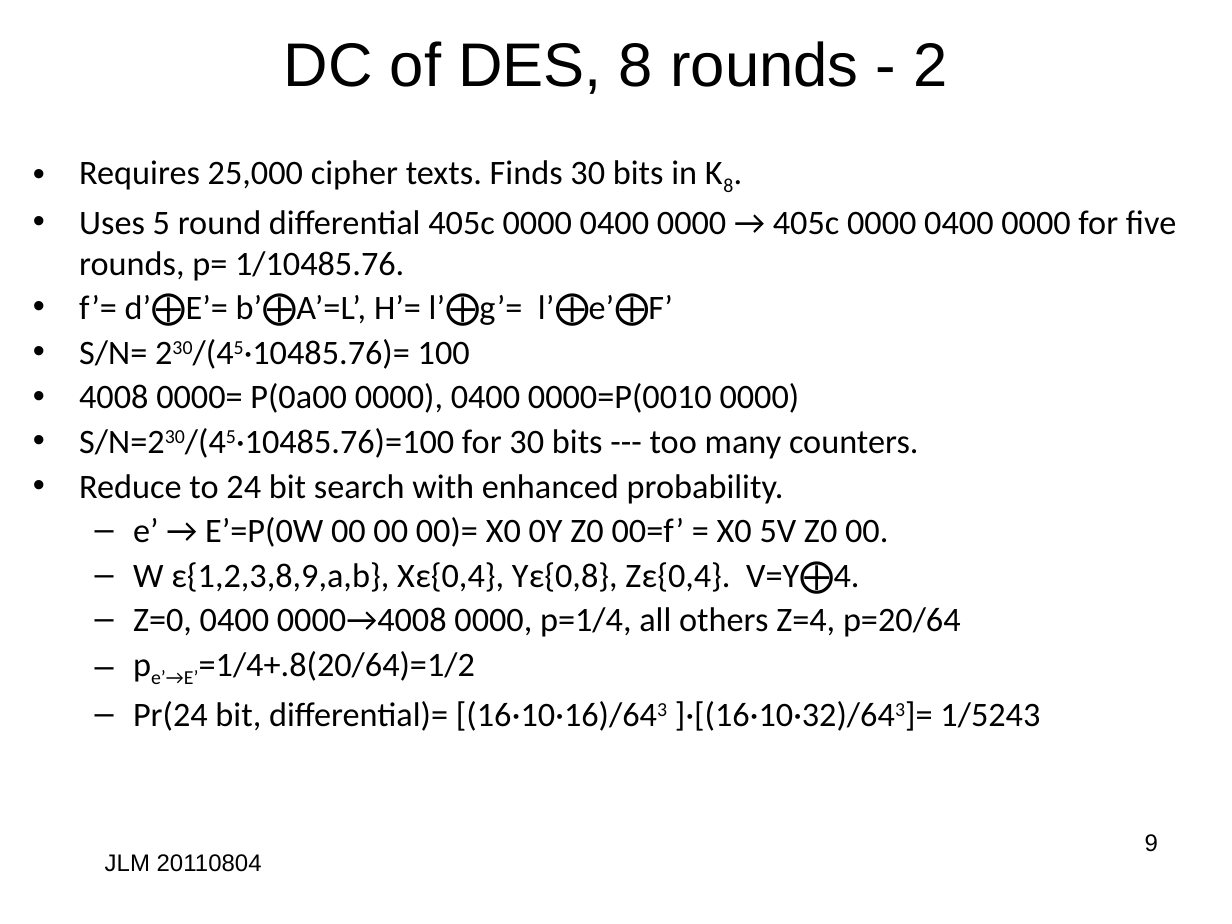
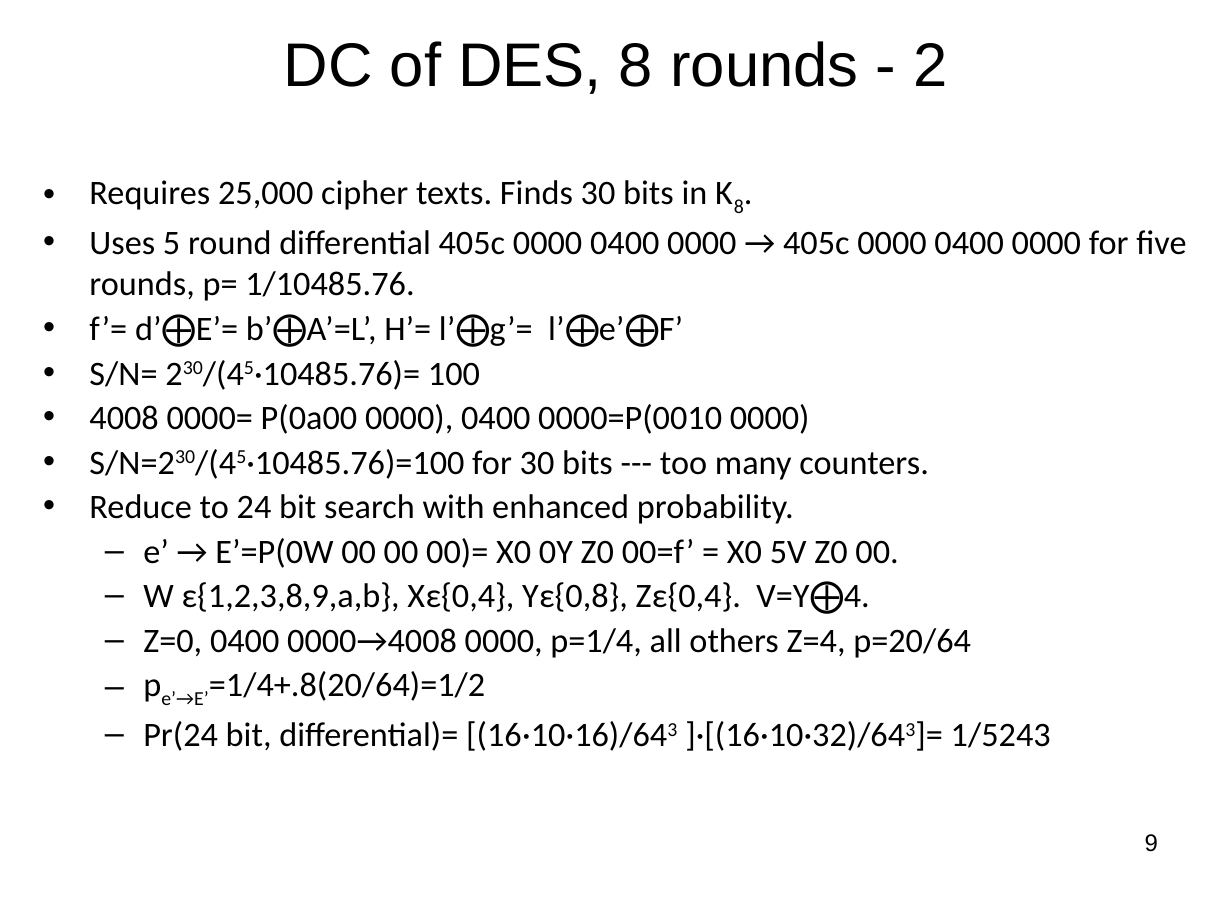
Before and after one commit to jlmucb/class_notes, a slide deck: slide 9 of BerkeleyClass/CS290Spring2013/Lectures/Cryptoclass4.pptx. Drawn at 1232x924 pixels with LibreOffice and Linux fonts; fonts in the diff are those of the drawing. Boxes give left, top, right and bottom in pixels: in the first picture for what was removed or moved away, otherwise in the second. Text is boxed around its words. In the diff, an @@ line names an element or a change of style, - is before the commit and + after.

```diff
--- a/BerkeleyClass/CS290Spring2013/Lectures/Cryptoclass4.pptx
+++ b/BerkeleyClass/CS290Spring2013/Lectures/Cryptoclass4.pptx
@@ text "Requires 25,000 cipher texts. Finds ...": place and size @@
-text "Requires 25,000 cipher texts. Finds ..." at bbox=[79, 160, 1176, 731]
+text "Requires 25,000 cipher texts. Finds ..." at bbox=[89, 180, 1186, 751]
@@ text removed at bbox=[105, 854, 262, 872] @@
-JLM 20110804
```
Also in this commit, not shown: 4 other slides changed.
